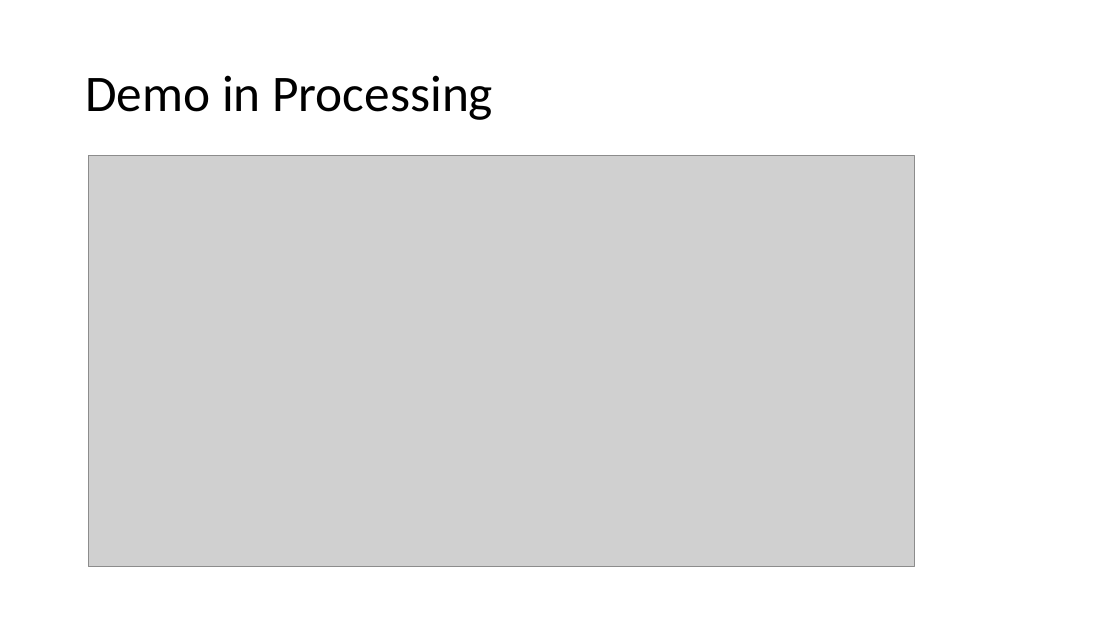
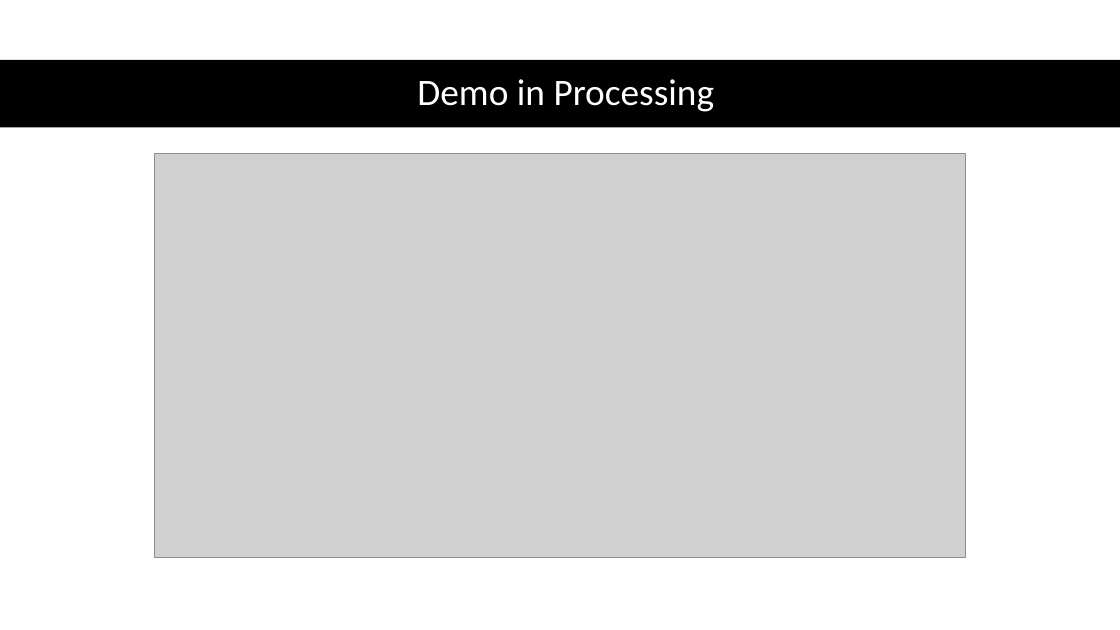
Before and after one commit to Carmen-MI/Erdrevolution_Carmen, a slide deck: slide 3 of Präsentation.pptx. Drawn at 1120x630 pixels with LibreOffice and Linux fonts; fonts in the diff are those of the drawing; grey boxes stand for pictures. Boxes give left, top, right and bottom in pixels: in the first picture for what was removed or moved away, otherwise in the second. Text is boxed around its words. In the diff, an @@ line names an element or a change of style, - is before the commit and + after.

```diff
--- a/Präsentation.pptx
+++ b/Präsentation.pptx
@@ title "Demo in Processing": place and size @@
-title "Demo in Processing" at <box>85,75,493,120</box>
+title "Demo in Processing" at <box>417,79,715,112</box>
@@ title "Demo in Processing" at <box>417,79,715,112</box>: size 44 to 32 pt, text colour #000000 to #FFFFFF; alignment left to centre @@
@@ rectangle added at <box>0,60,1120,128</box>, fill #000000 @@
@@ picture: place and size @@
-picture at <box>88,155,914,567</box>
+picture at <box>155,154,966,558</box>
```
Also in this commit, not shown: 9 other slides changed, 1 slide added, 1 other file.
